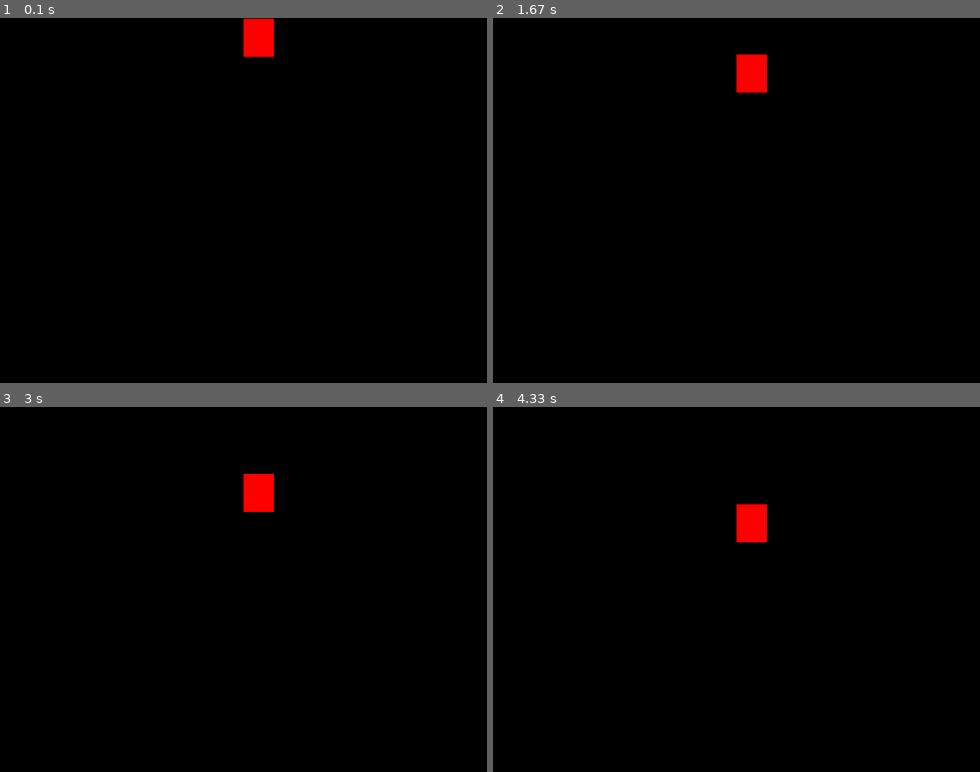
Above: before the commit, frames 1-4 (two rows, left to right).
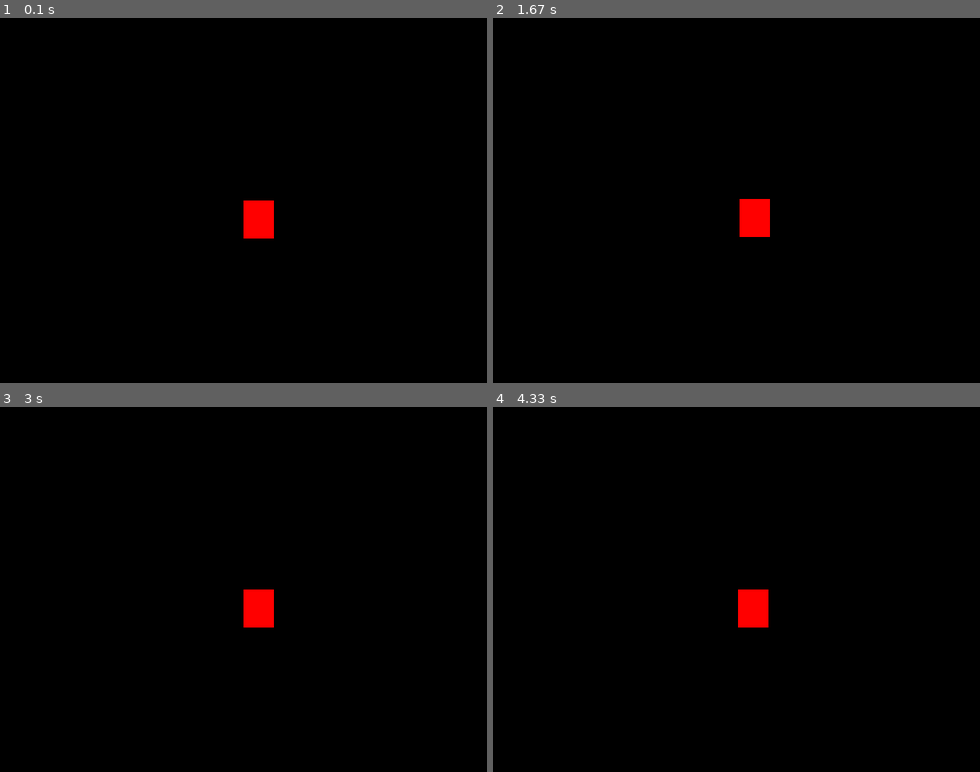
Above: after the commit, the same moments.

Repository: Anttonino/pygame-study
Game: pygame game, started from main.py
Same seed, same stepped clock (60 frames per second), same inputs: the game is played once before the commit and once after it.
Inputs:
- Up to frame 1 (0.1 s): no input
- Up to frame 2 (1.67 s): hold D 0.33-0.8 s; hold W 0.83-1.13 s; hold D 1.17-1.63 s
- Up to frame 3 (3 s): hold A 1.67-2.2 s; hold S 2.23-2.53 s; hold A 2.57-2.97 s
- Up to frame 4 (4.33 s): hold W 3-3.37 s; hold D 3.4-4.03 s; hold S from 4.07 s (still down)

The runs differ from the first frame. In frame 1, 1.3% of the frame differs, in the area x 50-57%, y 0-61%; in frame 2, 1.3%; in frame 3, 1.3%; in frame 4, 1.3%.

Commit message:
:sparkles: feat: control object move

Diff:
--- a/main.py
+++ b/main.py
@@ -9,7 +9,7 @@
 width = 640
 height = 480
 x = width / 2
-y = 0
+y = height / 2
 
 screen = pygame.display.set_mode((width, height))
 pygame.display.set_caption('Display Config')
@@ -22,9 +22,28 @@
         if event.type == QUIT:
             pygame.quit()
             exit()
+        """"
+        if event.type == KEYDOWN:
+            if event.key == K_a:
+                x -= 1
+            if event.key == K_d:
+                x += 1
+            if event.key == K_w:
+                y -= 1
+            if event.key == K_s:
+                y += 1
+        """
+        if pygame.key.get_pressed()[K_a]:
+            x -= 1
+        if pygame.key.get_pressed()[K_d]:
+            x += 1
+        if pygame.key.get_pressed()[K_w]:
+            y -= 1
+        if pygame.key.get_pressed()[K_s]:
+            y += 1
+
+
+
     pygame.draw.rect(screen, (255,0,0), (x, y, 40,50))
-    if y >= height:
-        y = 0
-    y = y + 1
 
     pygame.display.update ()
